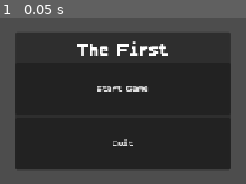
Above: before the commit, frame 1.
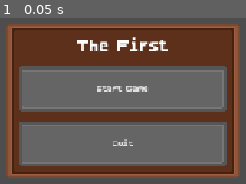
Above: after the commit, the same moment.

Repository: HiimError/the-first
Game: Godot game, scene res://UI/MainMenu/MainMenu.tscn
Same seed, same stepped clock (60 frames per second), same inputs: the game is played once before the commit and once after it. The project has no main scene, so this scene is started directly.
Inputs:
- Up to frame 1 (0.05 s): no input

The runs differ from the first frame. In frame 1, 88% of the frame differs, in the area x 2-98%, y 3-97%.

Commit message:
Theme Updates

Diff:
--- /dev/null
+++ b/Themes/ButtonNormalTexture.tres
@@ -0,0 +1,10 @@
+[gd_resource type="StyleBoxTexture" format=3 uid="uid://cbjydug2rljf6"]
+
+[ext_resource type="Texture2D" uid="uid://bosrxby4xas38" path="res://Art/UI/ButtonNormal-Grey.png" id="1_djhpk"]
+
+[resource]
+texture = ExtResource("1_djhpk")
+texture_margin_left = 17.0
+texture_margin_top = 17.0
+texture_margin_right = 17.0
+texture_margin_bottom = 17.0
--- a/Themes/GlobalTheme.tres
+++ b/Themes/GlobalTheme.tres
@@ -1,3 +1,37 @@
 [gd_resource type="Theme" format=3 uid="uid://155iiowjf5pm"]
 
+[ext_resource type="Texture2D" uid="uid://ciatn0m6jn06g" path="res://Art/UI/Panel1.png" id="1_8s26i"]
+[ext_resource type="Texture2D" uid="uid://bk65spt7lrkit" path="res://Art/UI/ButtonHovered-Grey.png" id="1_565jq"]
+[ext_resource type="StyleBox" uid="uid://cbjydug2rljf6" path="res://Themes/ButtonNormalTexture.tres" id="1_vjm3s"]
+[ext_resource type="Texture2D" uid="uid://byaa1nvdboybk" path="res://Art/UI/ButtonPressed-Grey.png" id="3_4hf2l"]
+
+[sub_resource type="StyleBoxTexture" id="StyleBoxTexture_4hf2l"]
+texture = ExtResource("1_565jq")
+texture_margin_left = 17.0
+texture_margin_top = 17.0
+texture_margin_right = 17.0
+texture_margin_bottom = 17.0
+
+[sub_resource type="StyleBoxTexture" id="StyleBoxTexture_565jq"]
+texture = ExtResource("3_4hf2l")
+texture_margin_left = 17.0
+texture_margin_top = 17.0
+texture_margin_right = 17.0
+texture_margin_bottom = 17.0
+
+[sub_resource type="StyleBoxTexture" id="StyleBoxTexture_wrmaf"]
+texture = ExtResource("1_8s26i")
+texture_margin_left = 17.0
+texture_margin_top = 17.0
+texture_margin_right = 17.0
+texture_margin_bottom = 17.0
+expand_margin_left = 17.0
+expand_margin_top = 17.0
+expand_margin_right = 17.0
+expand_margin_bottom = 17.0
+
 [resource]
+Button/styles/hover = SubResource("StyleBoxTexture_4hf2l")
+Button/styles/normal = ExtResource("1_vjm3s")
+Button/styles/pressed = SubResource("StyleBoxTexture_565jq")
+Panel/styles/panel = SubResource("StyleBoxTexture_wrmaf")
--- a/UI/MainMenu/MainMenu.tscn
+++ b/UI/MainMenu/MainMenu.tscn
@@ -44,7 +44,7 @@
 text = "The First"
 label_settings = SubResource("LabelSettings_n5h6i")
 horizontal_alignment = 1
-vertical_alignment = 2
+vertical_alignment = 1
 
 [node name="StartGameBttn" type="Button" parent="Panel/VBoxContainer" unique_id=486639107]
 layout_mode = 2
--- a/project.godot
+++ b/project.godot
@@ -25,6 +25,7 @@
 
 [gui]
 
+theme/custom="uid://155iiowjf5pm"
 theme/custom_font="uid://cc8y0u1vjkuu4"
 
 [physics]
Binary file added: Art/UI/ButtonHovered-Grey.png
Not shown, added: Art/UI/ButtonHovered-Grey.png.import
Binary file added: Art/UI/ButtonHovered.png
Not shown, added: Art/UI/ButtonHovered.png.import
Binary file added: Art/UI/ButtonNormal-Grey.png
Not shown, added: Art/UI/ButtonNormal-Grey.png.import
Binary file added: Art/UI/ButtonNormal.png
Not shown, added: Art/UI/ButtonNormal.png.import
Binary file added: Art/UI/ButtonPressed-Grey.png
Not shown, added: Art/UI/ButtonPressed-Grey.png.import
Binary file added: Art/UI/ButtonPressed.png
Not shown, added: Art/UI/ButtonPressed.png.import
